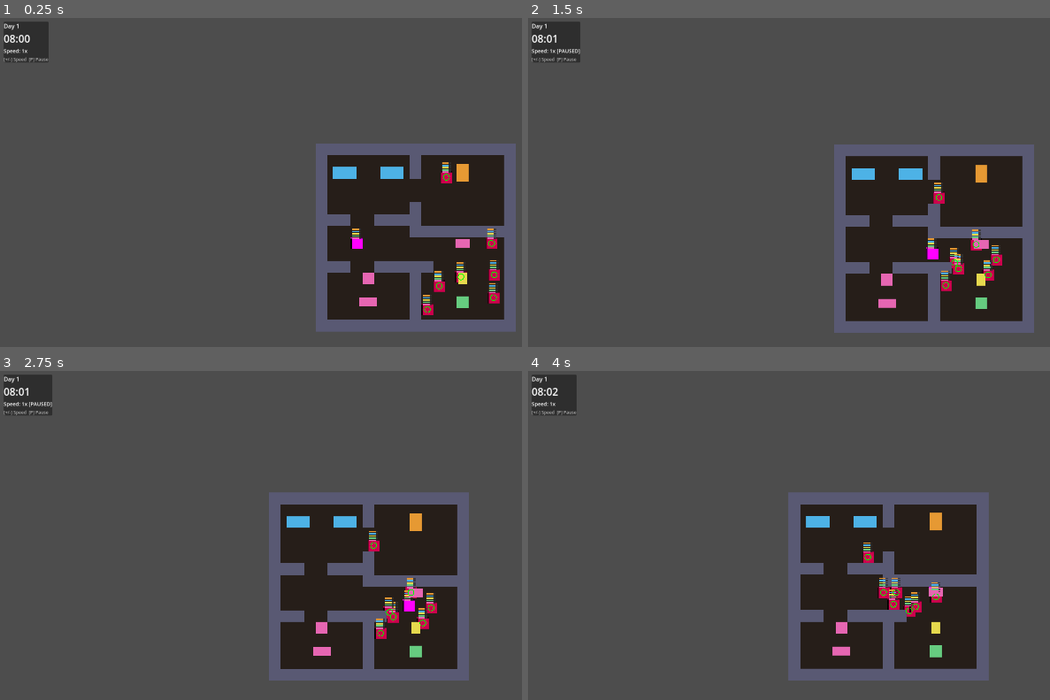
Above: before the commit, frames 1-4 (two rows, left to right).
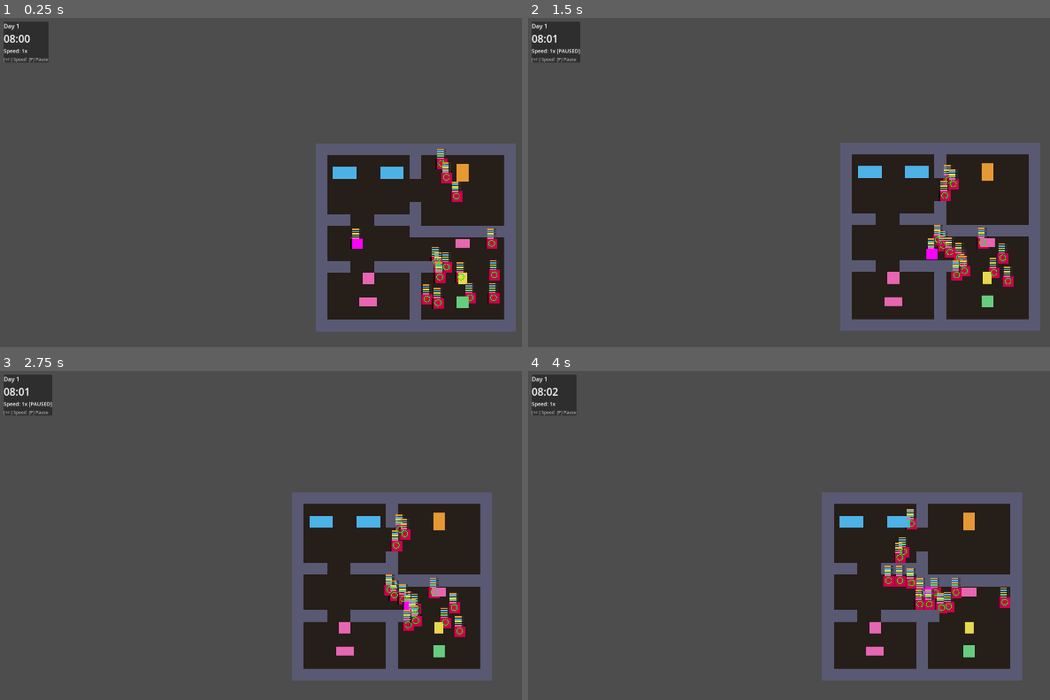
Above: after the commit, the same moments.

Repository: NikkiKoole/simgodot
Game: Godot game, scene res://scenes/main.tscn
Same seed, same stepped clock (60 frames per second), same inputs: the game is played once before the commit and once after it.
Inputs:
- Up to frame 1 (0.25 s): no input
- Up to frame 2 (1.5 s): tap Enter at 0.5 s; hold D (move_right) 0.53-1.28 s; tap E (interact) at 0.6 s; hold S (move_down) from 1.28 s (still down); tap P at 1.35 s
- Up to frame 3 (2.75 s): release S (move_down) at 2.03 s; hold D (move_right) from 2.03 s (still down); tap E (interact) at 2.1 s
- Up to frame 4 (4 s): release D (move_right) at 2.78 s; hold W (move_up) 2.78-3.53 s; tap P at 2.85 s; hold A (move_left) from 3.53 s (still down); tap E (interact) at 3.6 s

The runs differ from the first frame. In frame 1, 0.9% of the frame differs, in the area x 80-92%, y 39-91%; in frame 2, 6.6%; in frame 3, 12%; in frame 4, 15%, in the area x 49-95%, y 36-95%.

Commit message:
Improve stuck detection and collision shrinking for NPCs
- Fix stuck detection to measure progress toward goal, not just movement
- Stuck timer now decreases slowly instead of instant reset
- Shrink rate 10.0, grow rate 2.0 (shrink fast, recover slow)
- Disable avoidance completely when stuck
- Min collision radius reduced to 1.0
- Increase NPC count to 14

Diff:
--- a/scripts/level.gd
+++ b/scripts/level.gd
@@ -5,7 +5,7 @@
 const FLOOR_COLOR := Color(0.15, 0.12, 0.1)
 
 ## Number of NPCs to spawn
-@export var npc_count: int = 7
+@export var npc_count: int = 14
 
 @onready var player: CharacterBody2D = $Player
 
--- a/scripts/npc.gd
+++ b/scripts/npc.gd
@@ -29,9 +29,9 @@
 
 # Dynamic collision shrinking when stuck
 const DEFAULT_COLLISION_RADIUS: float = 8.0
-const MIN_COLLISION_RADIUS: float = 2.0
-const SHRINK_RATE: float = 2.0  # Radius shrink per second when stuck
-const GROW_RATE: float = 4.0   # Radius grow per second when moving
+const MIN_COLLISION_RADIUS: float = 1.0
+const SHRINK_RATE: float = 10.0  # Radius shrink per second when stuck (fast!)
+const GROW_RATE: float = 2.0    # Radius grow per second when moving (slow to recover)
 var current_collision_radius: float = DEFAULT_COLLISION_RADIUS
 var collision_shape: CollisionShape2D
 
@@ -120,15 +120,6 @@
 	# Update motives using game time
 	motives.update(game_delta)
 
-	# Dynamic collision shrinking/growing based on stuck state
-	if current_state == State.WALKING:
-		if stuck_timer > stuck_threshold:
-			# Shrink collision when stuck
-			_update_collision_radius(current_collision_radius - SHRINK_RATE * delta)
-		elif current_collision_radius < DEFAULT_COLLISION_RADIUS:
-			# Grow back when moving normally
-			_update_collision_radius(current_collision_radius + GROW_RATE * delta)
-
 	# Always redraw debug circle
 	queue_redraw()
 
@@ -175,17 +166,33 @@
 	# Calculate desired direction to target
 	var desired_direction := global_position.direction_to(target_pos)
 
-	# Get avoidance force from nearby entities
+	# Get avoidance force from nearby entities (disabled when stuck to allow pushing through)
 	var avoidance := _calculate_avoidance()
-
-	# Check if stuck (not making progress)
-	var moved_distance := global_position.distance_to(last_position)
-	if moved_distance < 1.0 * speed_mult * delta:
+	if stuck_timer > stuck_threshold:
+		avoidance = Vector2.ZERO  # No avoidance when stuck
+		print("[NPC ", npc_id, "] STUCK! timer=", stuck_timer, " radius=", current_collision_radius)
+
+	# Check if stuck (not making meaningful progress toward goal)
+	var progress_toward_goal := last_position.distance_to(target_pos) - global_position.distance_to(target_pos)
+	var expected_progress := speed * speed_mult * delta * 0.3  # Need 30% of expected speed to count as progress
+	if progress_toward_goal < expected_progress:
 		stuck_timer += delta
 	else:
-		stuck_timer = 0.0
-		wiggle_direction = Vector2.ZERO
+		# Only reset timer if making good progress, otherwise just reduce it slowly
+		if progress_toward_goal > expected_progress * 2:
+			stuck_timer = 0.0
+			wiggle_direction = Vector2.ZERO
+		else:
+			stuck_timer = maxf(0.0, stuck_timer - delta * 0.5)
 	last_position = global_position
+
+	# Dynamic collision shrinking/growing based on stuck state
+	if stuck_timer > stuck_threshold:
+		# Shrink collision when stuck
+		_update_collision_radius(current_collision_radius - SHRINK_RATE * delta)
+	elif current_collision_radius < DEFAULT_COLLISION_RADIUS:
+		# Grow back when moving normally
+		_update_collision_radius(current_collision_radius + GROW_RATE * delta)
 
 	# If stuck, add wiggle force
 	var wiggle := Vector2.ZERO
